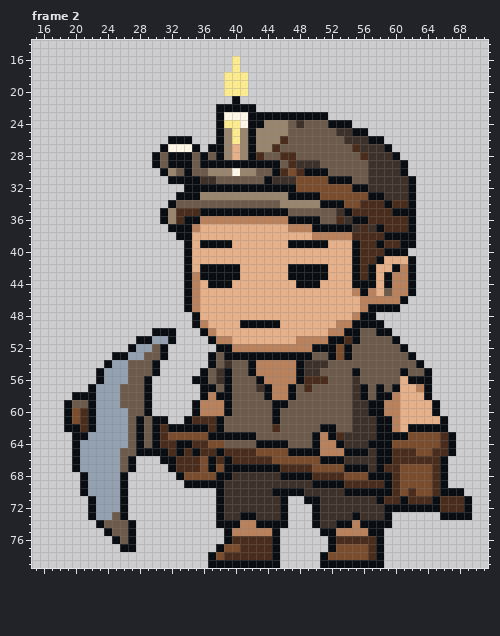
File history of a pixel-art file, ArtSource/LocalEnemies/Miner_Idle.aseprite. Above is the file before it was changed.
96x80 pixels, 9 frames. Shown: frame 2: x 15..71, y 14..79. The commit also changed other frames, which this record leaves out.
After the commit:
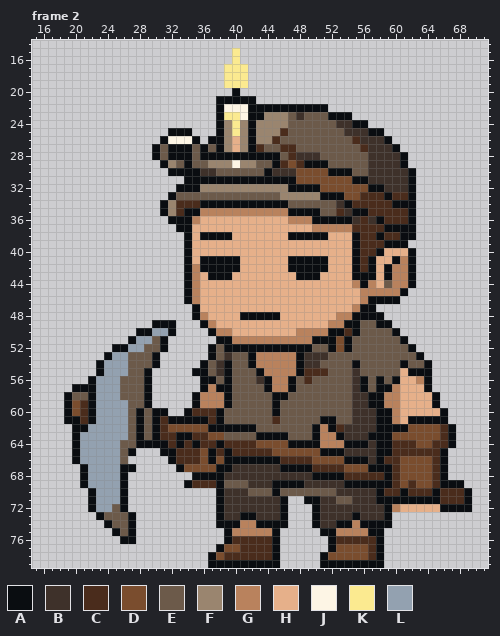
Palette (. is transparent): A #0a0d11  B #3e312a  C #4a2c1c  D #7a4d2e  E #6c5a4a  F #9a856f  G #b9825d  H #e6b08a  J #fdf5e5  K #fbea90  L #93a1b0
Message: Unify enemy idles from Miner through King and repair held props
Difference:
Changed rows in their new state; - is an unchanged pixel.
Frame 2:
first column x 19:
15 ---------------------K-----------------------------
17 --------------------K-K----------------------------
20 --------------------.A.----------------------------
21 -------------------AA-AA---------------------------
22 --------------------JJJ-AAAAAAAAA------------------
23 --------------------KK---FFFEBEEEAAA---------------
24 --------------------F-F-F----E---EBBAA-------------
25 -------------AAA-----------C------E-BBAA-----------
26 ------------AJJJA-A--H----CE-------EC-BBA----------
27 -----------AEAAAEAE-----CEECC-------EC--BA---------
28 ------------------A-AAA-AAAE-BBB-----E---BA--------
29 -----------.AFE--EFFFJFFEE-CDCAAA------------------
30 ------------.AA-ABBEEEEE-ABBBDDDDAAA------BA-------
31 -------------..--AAAAAAAA-AAA----DDDAA-------------
32 --------------A--FFFFFFFFFFF-AAA----DDAA-----------
33 -------------AEEEEEEEEEEEEE-FFFFAAA--CCCACC--------
34 ------------AFCCCAAAAAAAAAAAEEEEEEBAC---CAA--------
35 ---------------AAGGGGGGGGGGGAAAA--CBAA---CC--------
36 ------------.AA-GHHHHHHHHHHHGGG-AAAABCBA-----------
37 -------------.--H-----------HHHGGGGGC-CCAAA--------
38 --------------.--AAAA-------AAAAAHHHA--ACC---------
39 -----------------HHHH-------HHHHH------CAA-.-------
40 ---------------------------------------AHHHA-------
41 -----------------AAAAA------AAAAA-----AH-AG--------
42 ----------------G-----------------------AG---------
43 -----------------H---H------H---H----A-------------
44 ------------------HHH--------HHH----G-G-E----------
45 ------------------------------------HG-GG-A.-------
46 --------------------------------------AAAA.--------
47 ---------------.A-------------------GA-...---------
48 -----------------G----AAAAA-------GGA--A-----------
49 -----------AAA--.AG---HHHHH------G-A-EE-A----------
50 ---------AALL----.AGG--------GGGGAAC---EEA---------
51 --------ALLEA.----.AAGGGGGGGG--AA-DAE----EA--------
52 ------AAL-E-------AE-AAAAAAAAAAEE---------EA-------
53 -----ALLEE-A.-------BEE-GGGGG-BBBEEE-------EA------
54 ----AL-----------AEBA-----------E---A-----A-EA-----
55 ----------A.----A------EA-----CCC---B-----HAA------
56 ---AL--E--------.-AE----BA--AE-EE----A-A-A-HG------
57 -AA---------------GA----E-----E---------AG--H------
58 AEE-------------AG-G-----EAAE--------BA-G----HA----
59 -DC----L-------------------E-----------------------
60 ---------AEAA--ACCCAE-----------------B-A-----HA---
61 -A----------CAA-AA--------C-----AA---------AAAA----
62 .-AL---------DDDDDA-AAAA--E----AG-CB-----AADDDDCA--
63 --L----------CAACCDDEEEEAAAA-----GA---A--DD--------
64 -------E--A-A--CA-CACCCCDDDDAAA---GAAAB--CCC--C----
65 --------A...-AC-CDACA---CC--DDDDAAABBB------CC-A.--
66 --------.---.------D-AAAAAACCCC-DDDAAA--C-DDDD-----
67 -.A----A-----.ADD-DA-BBBBBBAAAACCCCDDDA-A----------
68 --------------..AAA-B------BBBBAAAACCCCC-----------
69 ----------------CCC-EEE---AAAA-BBBBAAAAA---C----AA-
70 --.A-------------------EEE-EEEEEEE-BBBB-C-A-CCACCCA
71 ----------------------------------EE----AA-AAA-----
72 ------E----------------------------------GHHHHHAAA-
73 ---.AE-EA--------------------------------------....
74 ----.A---------------------------------------------
75 -----.A--------------------------------------------
76 ------.A-------------------------------------------
77 -------..------------------------------------------
Where, in picture pixels (left, top, right, bottom), the same in both pictures:
changed: (64, 48, 472, 552)
